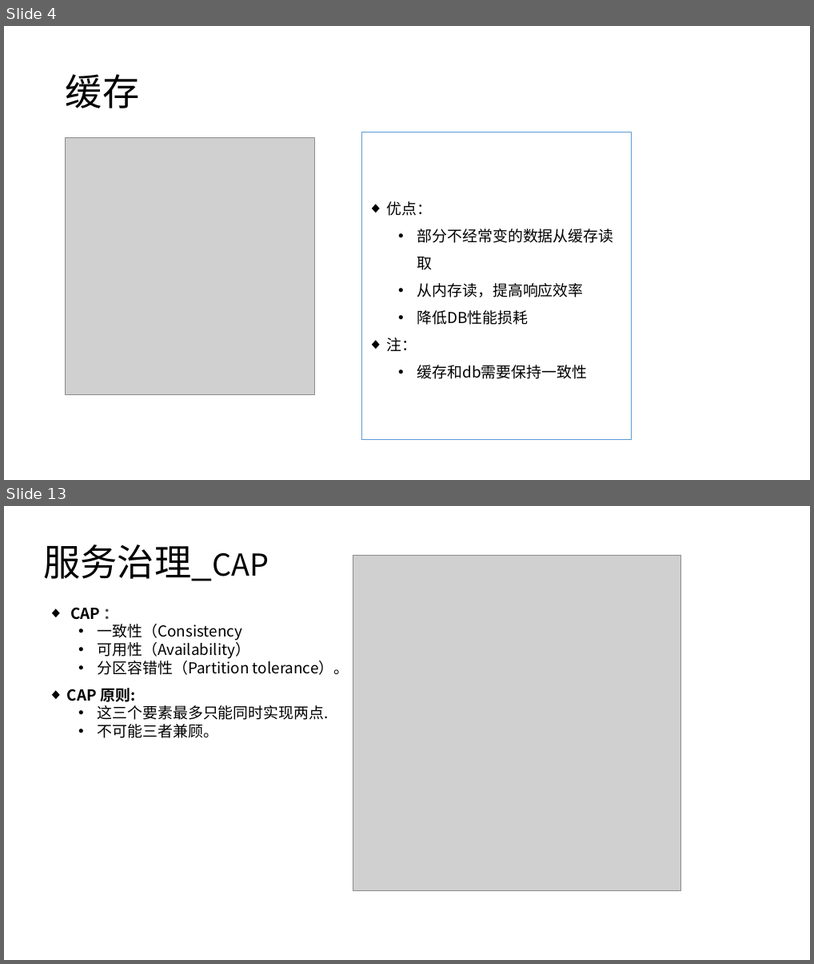
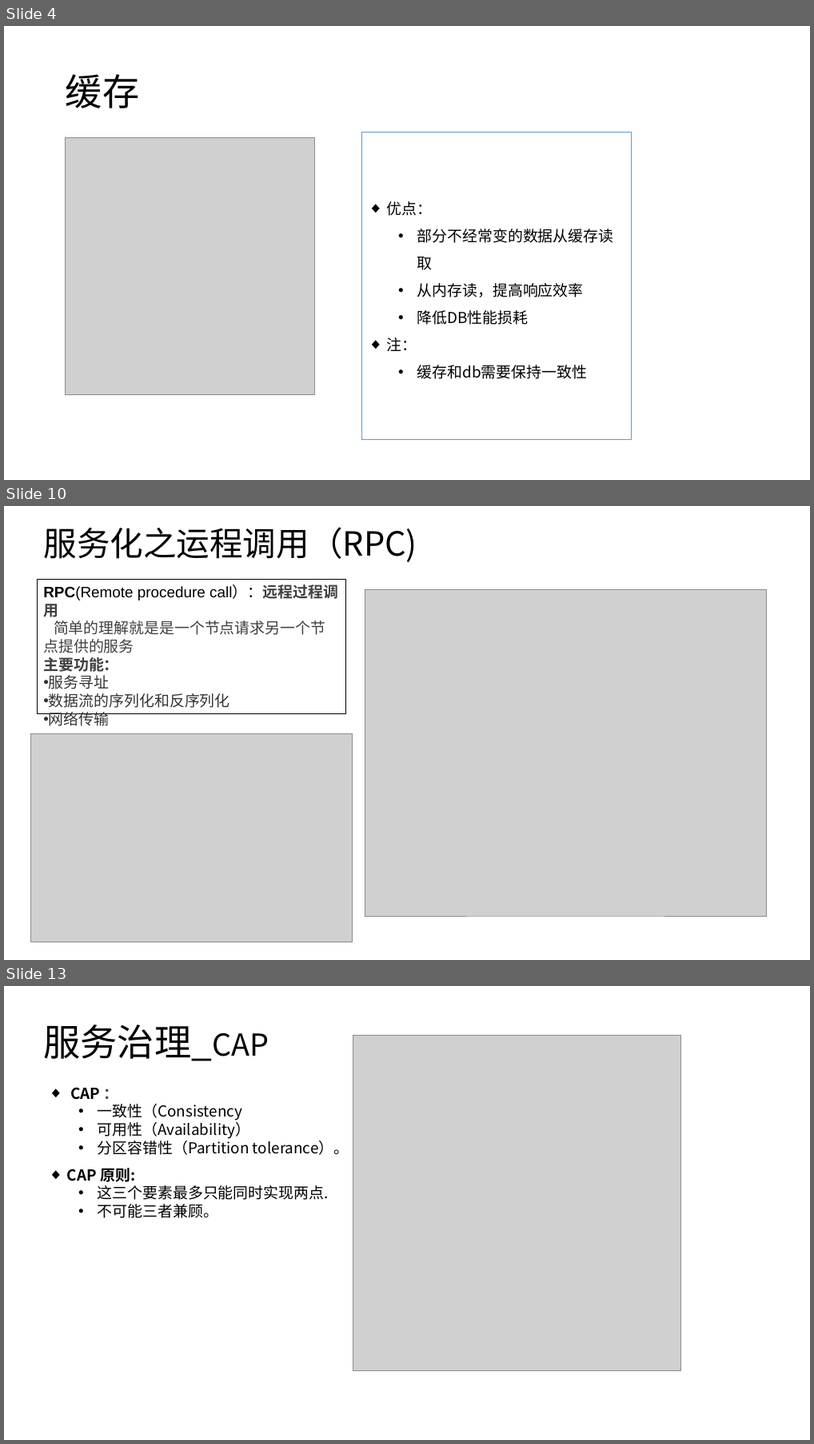
Before and after one commit to haydenwang/docs-all, a slide deck: 互联网技术架构变迁.pptx. Shown one above the other, each under a label of ours: slides 4 and 13 before the commit, slides 4, 10 and 13 after it; the slides between them are not shown. The pictures are 814x964 and 814x1444 pixels, drawn with LibreOffice and Linux fonts; fonts in the diff are those of the drawing; grey boxes stand for pictures. Boxes give left, top, right and bottom in pixels: in the first picture for what was removed or moved away, otherwise in the second. Text is boxed around its words. In the diff, an @@ line names an element or a change of style, - is before the commit and + after.

```diff
--- a/互联网技术架构变迁.pptx
+++ b/互联网技术架构变迁.pptx
@@ slide 10 added at <box>4,506,810,960</box>, background #FFFFFF @@
@@ title added at <box>43,527,418,562</box>, 39.6 pt, text #000000 @@
+服务化之运程调用（RPC)
@@ rectangle added at <box>38,579,346,713</box>, outline #000000 0.75 pt, 18 pt, text #404040 @@
+RPC(Remote procedure call）：远程过程调用
+简单的理解就是是一个节点请求另一个节点提供的服务
+主要功能：
+• 服务寻址
+• 数据流的序列化和反序列化
+• 网络传输
@@ picture added at <box>365,589,766,916</box> @@
@@ picture added at <box>31,733,353,941</box> @@
```
Also in this commit, not shown: 10 slides changed, 4 other slides added, 3 slides removed, 2 other files.
